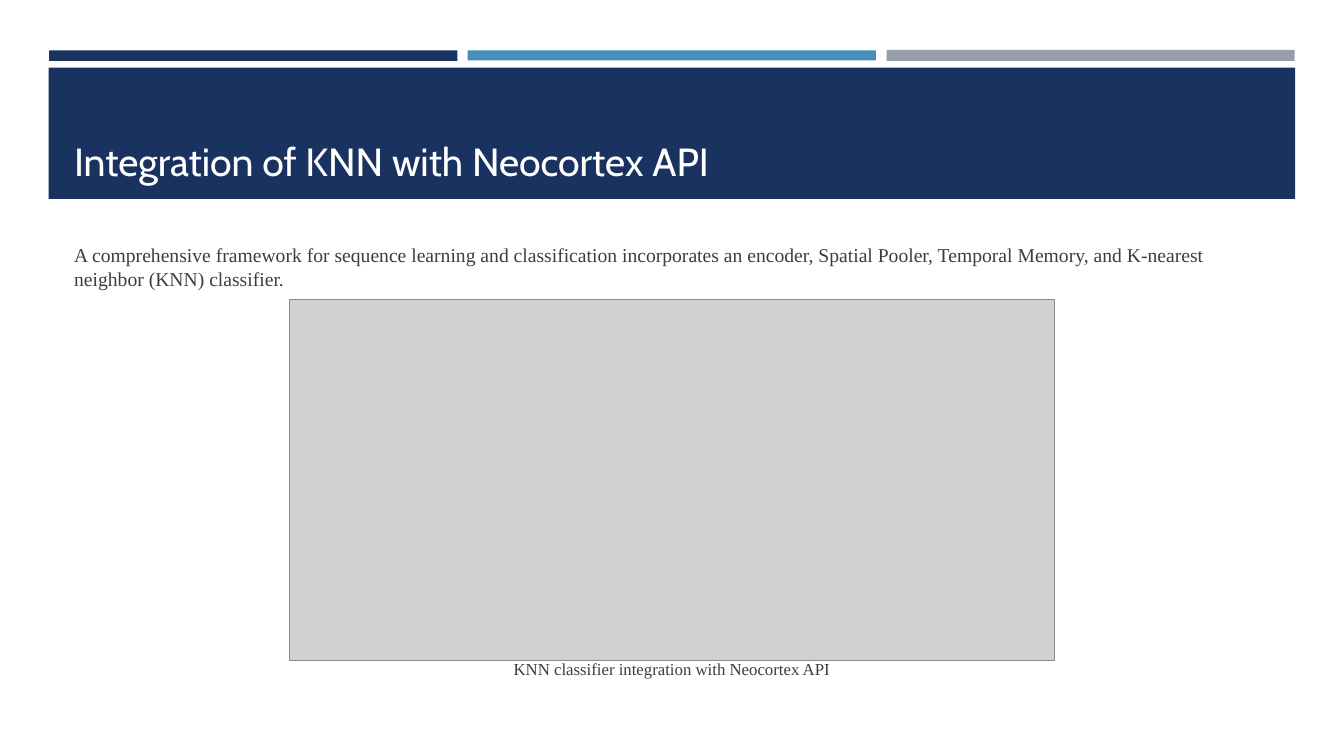
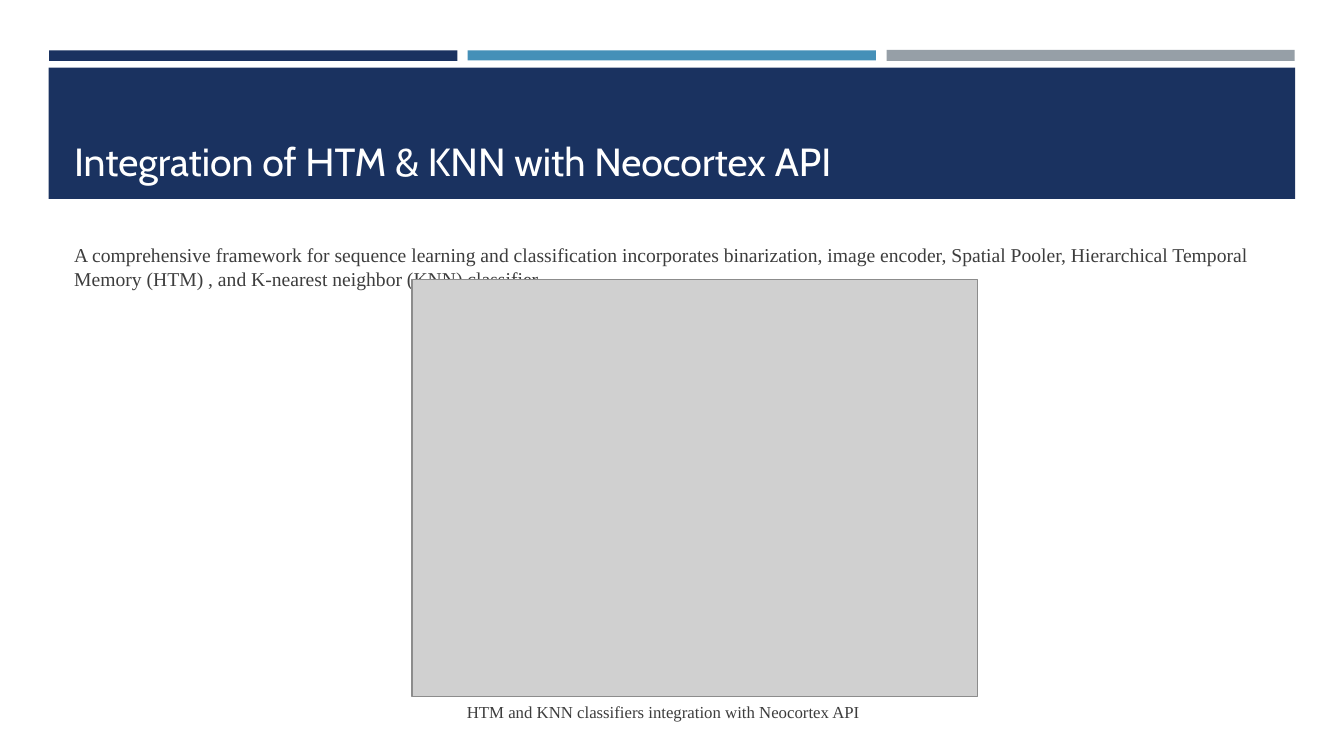
Before and after one commit to Abwahab55/neocortexapi-AppHorozon, a slide deck: slide 9 of source/MySEProject/Documentation/PPT_ML 2425-01 Investigate Image Reconstruction by Using Classifiers.pptx (slide 7 before the commit). Drawn at 1344x756 pixels with LibreOffice and Linux fonts; fonts in the diff are those of the drawing; grey boxes stand for pictures. Boxes give left, top, right and bottom in pixels: in the first picture for what was removed or moved away, otherwise in the second. Text is boxed around its words. In the diff, an @@ line names an element or a change of style, - is before the commit and + after.

Commit message:
Update PPT

```diff
--- a/source/MySEProject/Documentation/PPT_ML 2425-01 Investigate Image Reconstruction by Using Classifiers.pptx
+++ b/source/MySEProject/Documentation/PPT_ML 2425-01 Investigate Image Reconstruction by Using Classifiers.pptx
@@ title at box(74, 146, 831, 185): text changed @@
-Integration of KNN with Neocortex API
+Integration of HTM & KNN with Neocortex API
@@ text at box(74, 248, 1247, 291): text changed @@
-A comprehensive framework for sequence learning and classification incorporates an encoder, Spatial Pooler, Temporal Memory, and K-nearest neighbor (KNN) classifier.
+A comprehensive framework for sequence learning and classification incorporates binarization, image encoder, Spatial Pooler, Hierarchical Temporal Memory (HTM) , and K-nearest neighbor (KNN) classifier.
@@ picture: place and size @@
-picture at box(289, 299, 1054, 660)
+picture at box(412, 279, 978, 697)
@@ text at box(467, 706, 859, 722): text changed @@
-KNN classifier integration with Neocortex API
+HTM and KNN classifiers integration with Neocortex API
```
Also in this commit, not shown: 6 other slides changed, 3 slides added.
